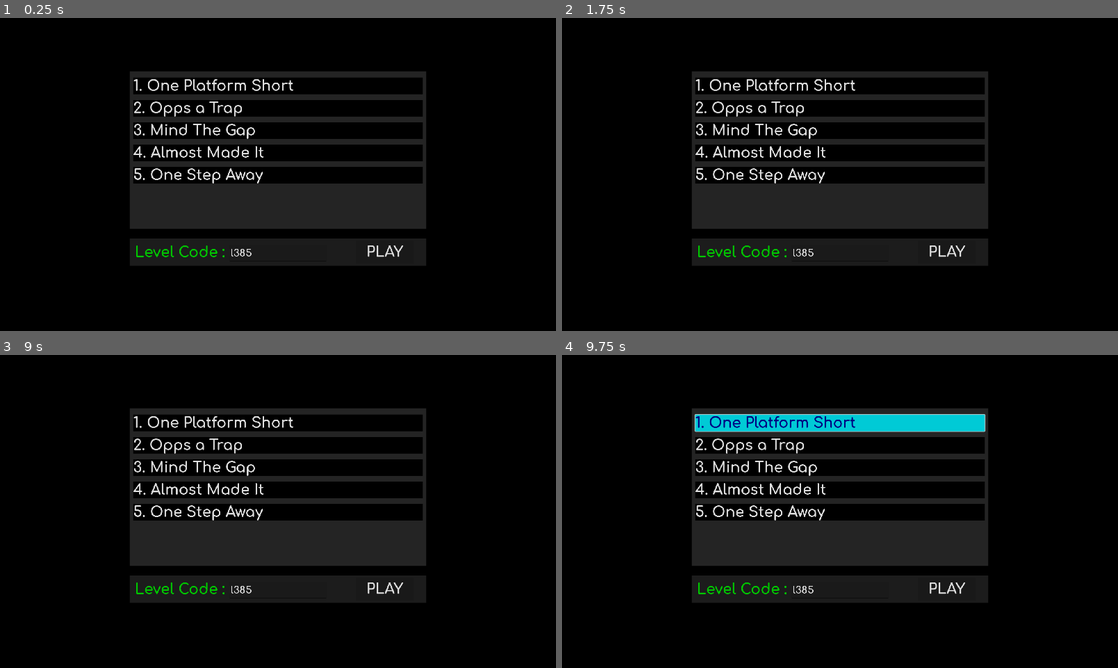
Above: before the commit, frames 1-4 (two rows, left to right).
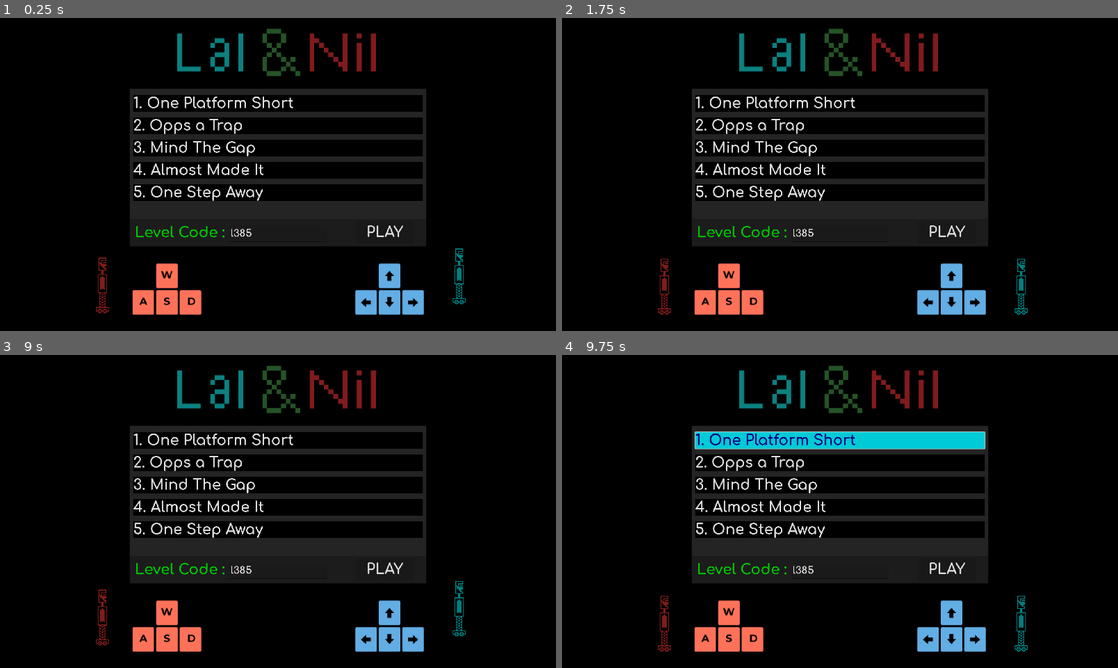
Above: after the commit, the same moments.

Repository: RetroRabiul/Lal_And_Nil
Game: Godot game, scene res://scenes/menu.tscn
Two runs of this game, one before a commit and one after it. Both use one fixed random seed, a clock stepped at 60 frames per second and the inputs below.
Inputs (mouse positions are in pixels of both pictures, inside the frame that each line leads up to):
- Up to frame 1 (0.25 s): no input
- Up to frame 2 (1.75 s): click "PLAY" at 0.5 s; click (584, 36) at 1.25 s
- Up to frame 3 (9 s): click "PLAY" at 2 s; click (61, 373) at 2.75 s; click (61, 373) at 3.5 s; click (61, 373) at 4.25 s; tap Enter (play) at 5, 6.05, 7.35 s; hold Enter (play) 5.03-5.78 s; hold D (p1_right) 5.03-6.53 s; tap W (p1_jump) at 5.27, 6.02, 7.52, 8.27 s; tap Left (p2_left) at 5.85 s; hold A (p1_left) 6.53-7.28 s; hold Enter (play) 6.53-7.28 s; tap Right (p2_right) at 6.6 s; hold D (p1_right) 7.28-8.75 s; hold Enter (play) 8.03-8.75 s; tap Tab (show_ui) at 8.1 s; click "Menu" at 8.75 s
- Up to frame 4 (9.75 s): click "1. One Platform Short" at 9.5 s

The runs differ from the first frame. In frame 1, 22% of the frame differs, in the area x 17-84%, y 3-95%; in frame 2, 22%; in frame 3, 22%; in frame 4, 25%.

Commit message:
Menu And The End

Diff:
--- a/scenes/menu.tscn
+++ b/scenes/menu.tscn
@@ -1,8 +1,14 @@
-[gd_scene load_steps=10 format=3 uid="uid://br0j444m4p7gx"]
+[gd_scene load_steps=20 format=3 uid="uid://br0j444m4p7gx"]
 
 [ext_resource type="Script" uid="uid://jegvsrqrjvlu" path="res://scripts/menu.gd" id="1_vjb58"]
 [ext_resource type="FontFile" uid="uid://k0lb3q5pibgv" path="res://assets/fonts/Comfortaa/static/Comfortaa-Bold.ttf" id="1_yqeox"]
 [ext_resource type="AudioStream" uid="uid://cjopom130hwci" path="res://assets/Audio/Button.wav" id="3_con2f"]
+[ext_resource type="Texture2D" uid="uid://bfrfrfahf1co3" path="res://assets/1.png" id="4_4ytvr"]
+[ext_resource type="Texture2D" uid="uid://b245c0sler7mq" path="res://assets/2.png" id="5_g3eks"]
+[ext_resource type="PackedScene" uid="uid://6vgh3nl5ugj" path="res://scenes/player1.tscn" id="6_g3eks"]
+[ext_resource type="PackedScene" uid="uid://b4vbpkgaf2om0" path="res://scenes/player2.tscn" id="7_v86rl"]
+[ext_resource type="Texture2D" uid="uid://8jfg01fdf455" path="res://assets/lal_nil.png" id="8_13sgg"]
+[ext_resource type="AudioStream" uid="uid://cx6cvj1mqiptt" path="res://assets/Audio/bgm_9.wav" id="9_i6lef"]
 
 [sub_resource type="StyleBoxFlat" id="StyleBoxFlat_con2f"]
 bg_color = Color(0, 0, 0, 1)
@@ -21,6 +27,18 @@
 
 [sub_resource type="StyleBoxFlat" id="StyleBoxFlat_v86rl"]
 bg_color = Color(0.0987284, 0.0987284, 0.0987284, 1)
+
+[sub_resource type="RectangleShape2D" id="RectangleShape2D_13sgg"]
+size = Vector2(2014, 20)
+
+[sub_resource type="RectangleShape2D" id="RectangleShape2D_v86rl"]
+size = Vector2(235, 83)
+
+[sub_resource type="RectangleShape2D" id="RectangleShape2D_70i5f"]
+size = Vector2(75, 85)
+
+[sub_resource type="RectangleShape2D" id="RectangleShape2D_i6lef"]
+size = Vector2(78, 435)
 
 [node name="Menu" type="Control"]
 layout_mode = 3
@@ -48,9 +66,9 @@
 anchor_right = 0.5
 anchor_bottom = 0.5
 offset_left = -512.0
-offset_top = -356.0
+offset_top = -296.0
 offset_right = 512.0
-offset_bottom = 188.0
+offset_bottom = 248.0
 grow_horizontal = 2
 grow_vertical = 2
 color = Color(0.142858, 0.142858, 0.142858, 1)
@@ -63,9 +81,9 @@
 anchor_right = 0.5
 anchor_bottom = 0.5
 offset_left = -500.0
-offset_top = -334.0
+offset_top = -274.0
 offset_right = 500.0
-offset_bottom = 166.0
+offset_bottom = 226.0
 grow_horizontal = 2
 grow_vertical = 2
 theme_override_constants/separation = 20
@@ -144,9 +162,9 @@
 anchor_right = 0.5
 anchor_bottom = 1.0
 offset_left = -512.0
-offset_top = -319.0
+offset_top = -387.0
 offset_right = 512.0
-offset_bottom = -225.0
+offset_bottom = -293.0
 grow_horizontal = 2
 grow_vertical = 0
 theme_override_styles/panel = SubResource("StyleBoxFlat_g3eks")
@@ -206,6 +224,65 @@
 
 [node name="Button_Pressed_Sound" type="AudioStreamPlayer" parent="."]
 stream = ExtResource("3_con2f")
+
+[node name="Keys" type="Sprite2D" parent="."]
+texture_filter = 1
+position = Vector2(576, 947)
+scale = Vector2(2, 2)
+texture = ExtResource("4_4ytvr")
+
+[node name="Arrows" type="Sprite2D" parent="."]
+texture_filter = 1
+position = Vector2(1345, 947)
+scale = Vector2(2, 2)
+texture = ExtResource("5_g3eks")
+
+[node name="player_1" parent="." instance=ExtResource("6_g3eks")]
+position = Vector2(355, 894)
+scale = Vector2(3, 3)
+
+[node name="player_2" parent="." instance=ExtResource("7_v86rl")]
+position = Vector2(1587.0001, 863)
+scale = Vector2(3, 3)
+
+[node name="StaticBody2D" type="StaticBody2D" parent="."]
+position = Vector2(967, 1030)
+
+[node name="CollisionShape2D" type="CollisionShape2D" parent="StaticBody2D"]
+shape = SubResource("RectangleShape2D_13sgg")
+
+[node name="CollisionShape2D4" type="CollisionShape2D" parent="StaticBody2D"]
+position = Vector2(-390.5, -48.5)
+shape = SubResource("RectangleShape2D_v86rl")
+
+[node name="CollisionShape2D5" type="CollisionShape2D" parent="StaticBody2D"]
+position = Vector2(-390.5, -133.5)
+shape = SubResource("RectangleShape2D_70i5f")
+
+[node name="CollisionShape2D6" type="CollisionShape2D" parent="StaticBody2D"]
+position = Vector2(379, -49)
+shape = SubResource("RectangleShape2D_v86rl")
+
+[node name="CollisionShape2D7" type="CollisionShape2D" parent="StaticBody2D"]
+position = Vector2(379, -134)
+shape = SubResource("RectangleShape2D_70i5f")
+
+[node name="CollisionShape2D2" type="CollisionShape2D" parent="StaticBody2D"]
+position = Vector2(968, -207.5)
+shape = SubResource("RectangleShape2D_i6lef")
+
+[node name="CollisionShape2D3" type="CollisionShape2D" parent="StaticBody2D"]
+position = Vector2(-980, -207.5)
+shape = SubResource("RectangleShape2D_i6lef")
+
+[node name="LalNil" type="Sprite2D" parent="."]
+position = Vector2(954, 117)
+scale = Vector2(2, 2)
+texture = ExtResource("8_13sgg")
+
+[node name="AudioStreamPlayer" type="AudioStreamPlayer" parent="."]
+stream = ExtResource("9_i6lef")
+autoplay = true
 
 [connection signal="pressed" from="ColorRect/VBoxContainer/Level_1" to="." method="_on_level_1_pressed"]
 [connection signal="pressed" from="ColorRect/VBoxContainer/Level_2" to="." method="_on_level_2_pressed"]
--- a/scenes/player2.tscn
+++ b/scenes/player2.tscn
@@ -27,7 +27,7 @@
 }],
 "loop": true,
 "name": &"celebrating",
-"speed": 5.0
+"speed": 2.0
 }, {
 "frames": [{
 "duration": 1.0,
--- a/scenes/the_end.tscn
+++ b/scenes/the_end.tscn
@@ -1,7 +1,19 @@
-[gd_scene load_steps=3 format=3 uid="uid://ckep20ejn47yq"]
+[gd_scene load_steps=11 format=3 uid="uid://ckep20ejn47yq"]
 
 [ext_resource type="Script" uid="uid://wj3ccsphlwvt" path="res://scripts/the_end.gd" id="1_2x4e2"]
 [ext_resource type="FontFile" uid="uid://k0lb3q5pibgv" path="res://assets/fonts/Comfortaa/static/Comfortaa-Bold.ttf" id="1_a842l"]
+[ext_resource type="Texture2D" uid="uid://dwcc3unsqplks" path="res://assets/door_animation/door7.png" id="2_pugnu"]
+[ext_resource type="PackedScene" uid="uid://6vgh3nl5ugj" path="res://scenes/player1.tscn" id="3_2jfs8"]
+[ext_resource type="PackedScene" uid="uid://b4vbpkgaf2om0" path="res://scenes/player2.tscn" id="4_fpimk"]
+[ext_resource type="Script" uid="uid://d241100qn462m" path="res://scripts/camera.gd" id="5_fpimk"]
+[ext_resource type="AudioStream" uid="uid://c7x22qtu15g5w" path="res://assets/Audio/bgm_8.wav" id="7_fhtex"]
+[ext_resource type="Texture2D" uid="uid://8jfg01fdf455" path="res://assets/lal_nil.png" id="8_hdc6s"]
+
+[sub_resource type="RectangleShape2D" id="RectangleShape2D_2jfs8"]
+size = Vector2(664, 76)
+
+[sub_resource type="RectangleShape2D" id="RectangleShape2D_fhtex"]
+size = Vector2(534, 76)
 
 [node name="TheEnd" type="Control"]
 layout_mode = 3
@@ -19,20 +31,26 @@
 anchor_bottom = 1.0
 grow_horizontal = 2
 grow_vertical = 2
-color = Color(0, 0.290196, 0, 1)
+color = Color(0, 0.0627451, 0, 1)
+
+[node name="Door" type="Sprite2D" parent="."]
+position = Vector2(262, 434)
+scale = Vector2(3, 3)
+texture = ExtResource("2_pugnu")
 
 [node name="Label" type="Label" parent="."]
+modulate = Color(0, 0.5529412, 0, 1)
 layout_mode = 1
-anchors_preset = 8
-anchor_left = 0.5
+anchors_preset = 6
+anchor_left = 1.0
 anchor_top = 0.5
-anchor_right = 0.5
+anchor_right = 1.0
 anchor_bottom = 0.5
-offset_left = -582.0
-offset_top = -240.0
-offset_right = 582.0
-offset_bottom = -16.0
-grow_horizontal = 2
+offset_left = -1204.0
+offset_top = -162.0
+offset_right = -40.0
+offset_bottom = 62.0
+grow_horizontal = 0
 grow_vertical = 2
 theme_override_fonts/font = ExtResource("1_a842l")
 theme_override_font_sizes/font_size = 200
@@ -41,19 +59,66 @@
 [node name="MenuButton" type="Button" parent="."]
 modulate = Color(0, 1, 0.290196, 1)
 layout_mode = 1
-anchors_preset = 8
-anchor_left = 0.5
+anchors_preset = 6
+anchor_left = 1.0
 anchor_top = 0.5
-anchor_right = 0.5
+anchor_right = 1.0
 anchor_bottom = 0.5
-offset_left = -205.0
-offset_top = 20.0
-offset_right = 205.0
-offset_bottom = 141.0
-grow_horizontal = 2
+offset_left = -785.0
+offset_top = 128.0
+offset_right = -375.0
+offset_bottom = 249.0
+grow_horizontal = 0
 grow_vertical = 2
 theme_override_fonts/font = ExtResource("1_a842l")
 theme_override_font_sizes/font_size = 100
 text = "Menu"
 
+[node name="player_1" parent="." instance=ExtResource("3_2jfs8")]
+position = Vector2(140.00003, 711)
+scale = Vector2(10, 10)
+can_move = false
+state = 1
+
+[node name="player_2" parent="." instance=ExtResource("4_fpimk")]
+position = Vector2(570.00006, 873.00006)
+scale = Vector2(15, 15)
+can_move = false
+state = 1
+
+[node name="StaticBody2D" type="StaticBody2D" parent="."]
+position = Vector2(565, 1403)
+
+[node name="CollisionShape2D" type="CollisionShape2D" parent="StaticBody2D"]
+shape = SubResource("RectangleShape2D_2jfs8")
+
+[node name="StaticBody2D2" type="StaticBody2D" parent="."]
+position = Vector2(136, 1070)
+
+[node name="CollisionShape2D" type="CollisionShape2D" parent="StaticBody2D2"]
+shape = SubResource("RectangleShape2D_fhtex")
+
+[node name="Timer" type="Timer" parent="."]
+
+[node name="Camera2D" type="Camera2D" parent="."]
+position = Vector2(960, 542)
+limit_left = 0
+limit_top = 0
+limit_right = 1920
+limit_bottom = 1080
+script = ExtResource("5_fpimk")
+player1 = NodePath("../player_1")
+player2 = NodePath("../player_2")
+shake_strength = 7.0
+
+[node name="AudioStreamPlayer" type="AudioStreamPlayer" parent="."]
+stream = ExtResource("7_fhtex")
+autoplay = true
+
+[node name="LalNil" type="Sprite2D" parent="."]
+position = Vector2(1315, 186)
+scale = Vector2(2.9999998, 3)
+texture = ExtResource("8_hdc6s")
+
 [connection signal="pressed" from="MenuButton" to="." method="_on_menu_button_pressed"]
+[connection signal="timeout" from="Timer" to="." method="_on_timer_timeout"]
--- a/scripts/player.gd
+++ b/scripts/player.gd
@@ -9,16 +9,27 @@
 var array = []
 var face_in_this_direction
 
-var can_move = true
+@export var can_move = true
 @export var power_scale : float = 1.5
+
+enum PlayerState { IDLE, CELEBRATING }
+@export var state: PlayerState = PlayerState.IDLE : set = set_state
 
 
 func _ready() -> void:
-	can_move = true
+	set_state(state)
 	GlobalSignal.powerup.connect(_power_achieved)
 	GlobalSignal.player_celebrating.connect(_celebrating)
 	#GlobalSignal.connect("powerup", _power_achieved)
 	#GlobalSignal.connect("player_celebrating", _celebrating)
+
+func set_state(new_state: PlayerState) -> void:
+	state = new_state
+	match state:
+		PlayerState.IDLE:
+			$PlayerAnimation.play("idle")
+		PlayerState.CELEBRATING:
+			$PlayerAnimation.play("celebrating")
 
 
 func _celebrating(person):
--- a/scripts/player_2.gd
+++ b/scripts/player_2.gd
@@ -10,14 +10,29 @@
 var face_in_this_direction
 
 
-var can_move = true
+@export var can_move = true
 @export var power_scale : float = 1.5
 
 
+enum PlayerState { IDLE, CELEBRATING }
+@export var state: PlayerState = PlayerState.IDLE : set = set_state
+
+
 func _ready() -> void:
-	can_move = true
+	set_state(state)
 	GlobalSignal.connect("powerup", _power_achieved)
 	GlobalSignal.connect("player_celebrating", _celebrating)
+
+
+func set_state(new_state: PlayerState) -> void:
+	state = new_state
+	match state:
+		PlayerState.IDLE:
+			$PlayerAnimation.play("idle")
+		PlayerState.CELEBRATING:
+			$PlayerAnimation.play("celebrating")
+
+
 
 
 func _celebrating(person):
--- a/scripts/the_end.gd
+++ b/scripts/the_end.gd
@@ -1,5 +1,18 @@
 extends Control
 
 
+func _ready() -> void:
+	$Timer.start()
+
+func _camera_shake():
+	$Timer.start()
+	var camera = get_viewport().get_camera_2d()
+	if camera and camera.has_method("shake"):
+		camera.shake()
+
 func _on_menu_button_pressed() -> void:
 	get_tree().change_scene_to_file("res://scenes/menu.tscn")
+
+
+func _on_timer_timeout() -> void:
+	_camera_shake()
Binary file added: assets/1.png
Not shown, added: assets/1.png.import
Binary file added: assets/2.png
Not shown, added: assets/2.png.import
Not shown, added: assets/Audio/bgm_8.wav.import
Not shown, added: assets/Audio/bgm_9.wav.import
Binary file added: assets/lal_nil.png
Not shown, added: assets/lal_nil.png.import
Not shown, added: assets/Audio/bgm_8.wav
Not shown, added: assets/Audio/bgm_9.wav
